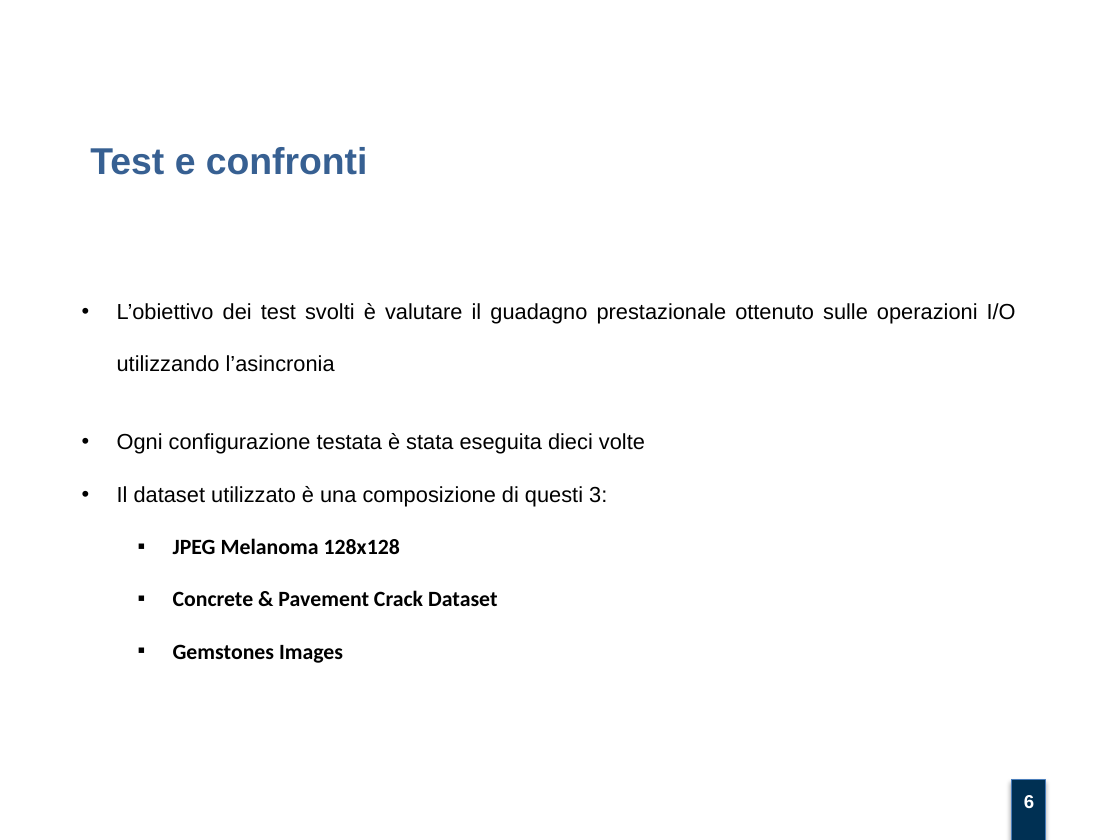
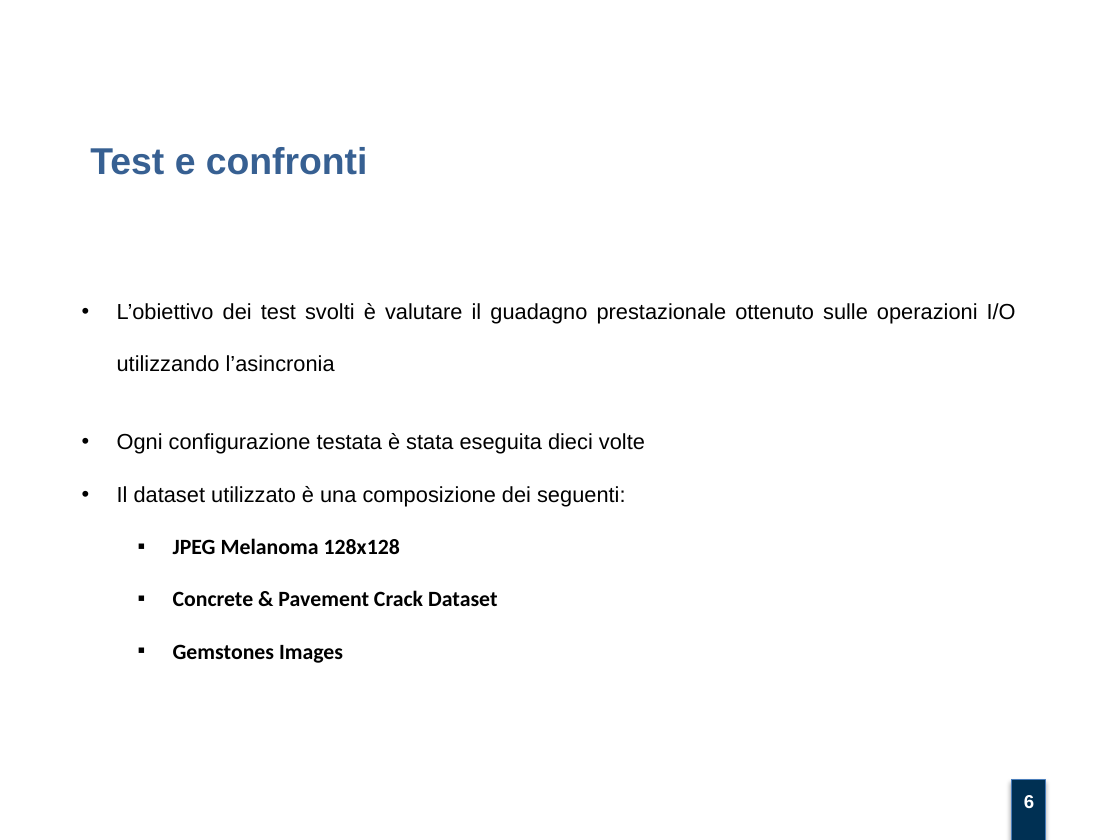
Before and after one commit to jacopos97/JPEG-image-reader, a slide deck: slide 6 of documentation/JPEG_image_reader_presentazione.pptx. Drawn at 1120x840 pixels with LibreOffice and Linux fonts; fonts in the diff are those of the drawing; background and template pictures are left out. Boxes give left, top, right and bottom in pixels: in the first picture for what was removed or moved away, otherwise in the second. Text is boxed around its words. In the diff, an @@ line names an element or a change of style, - is before the commit and + after.

```diff
--- a/documentation/JPEG_image_reader_presentazione.pptx
+++ b/documentation/JPEG_image_reader_presentazione.pptx
@@ text at bbox=[117, 486, 625, 507]: text changed @@
-• Il dataset utilizzato è una composizione di questi 3:
+• Il dataset utilizzato è una composizione dei seguenti:
```
Also in this commit, not shown: 3 other slides changed, 1 other file.
